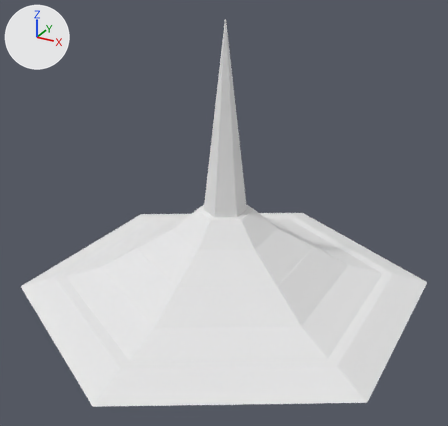
Two versions of the OBJ model Freight Hopper/Assets/Art/Models/UFOs/UFO 2.obj, one commit apart.
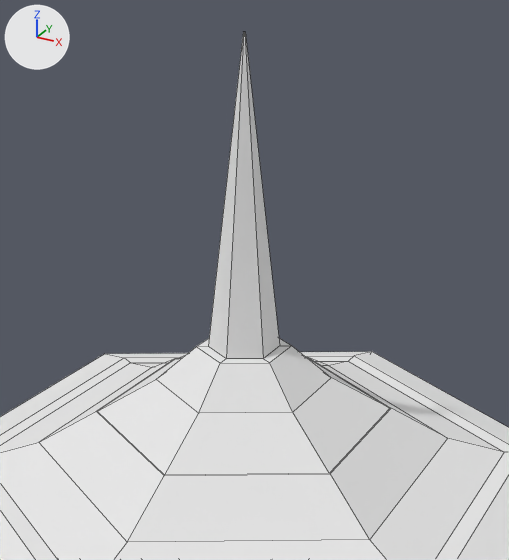
Each version is shown whole from a 50 mm camera at (25.5, -46.7, 28.7) aimed at (0.3, -0.8, 5.7), then close up on the part from 17% to 86% of the width and 0% to 80% of the height. Arrows for +X, +Y and +Z are at upper left; the lights stay in place. The close-ups show mesh edges as thin lines. Where no turn or scale is listed for an object, it has been applied to the vertices.

In view in the first close-up: 'ufo_2_v1'.
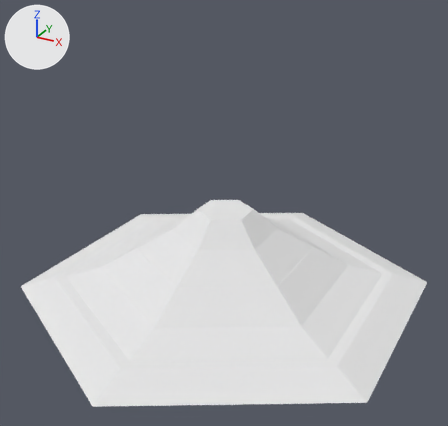
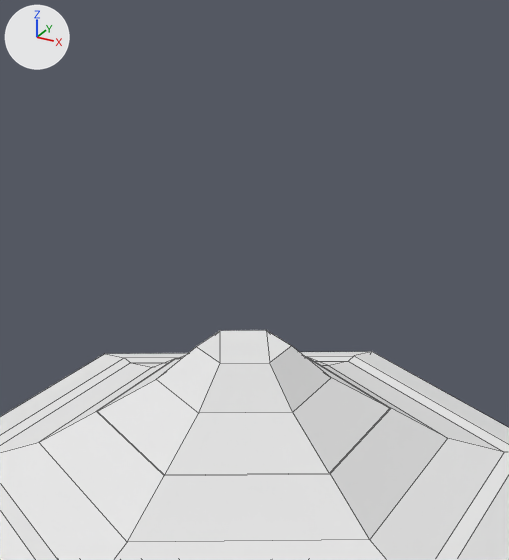
The newer file is also turned or shifted as a whole; pictures and numbers use the older file's frame.

The edits, one by one:
me_ufo_2_v1 is used by ob_ufo_2_v1; location (0.0, 0.0, 0.0).
me_ufo_2_v1 had 102 vertices, 102 faces and spanned x -17.3..17.3, y -20.0..20.0, z -7.3..22.7.
me_ufo_2_v1 now has 90 vertices, 90 faces and spans x -17.3..17.3, y -20.0..20.0, z -7.3..5.7.
Part 1, on me_ufo_2_v1:
12 vertices are removed from x -1.7..1.7, y -2.0..2.0, z 5.7..22.7.
15 faces are deleted.
3 new faces join them.

Location of each change, (x1, y1, x2, y2) in pixels of the close-ups (509 x 560 px):
'ufo_2_v1', reshaped: before (0, 32, 509, 560); after (0, 330, 509, 560)
part 1 of me_ufo_2_v1, cut back: before (196, 32, 291, 363); after (196, 330, 291, 363)
